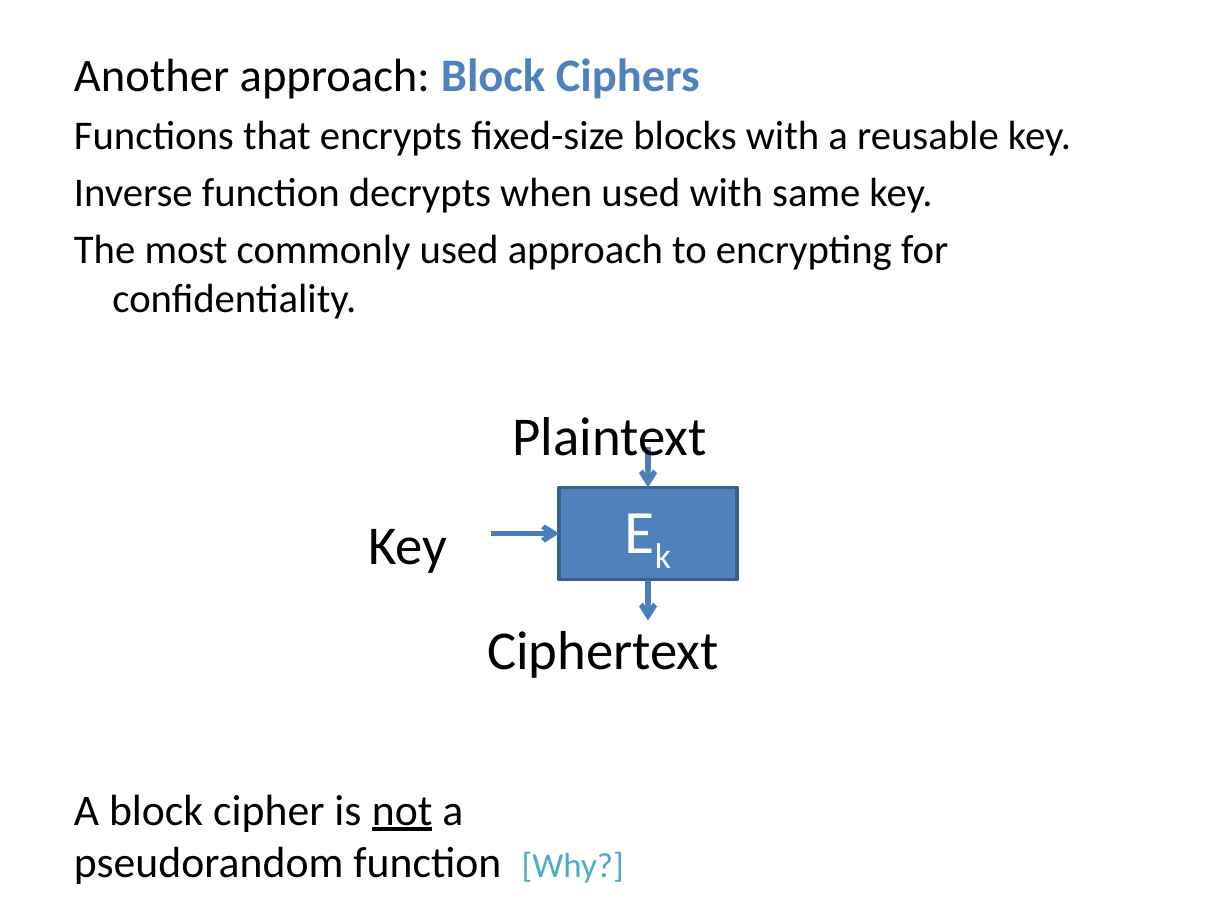
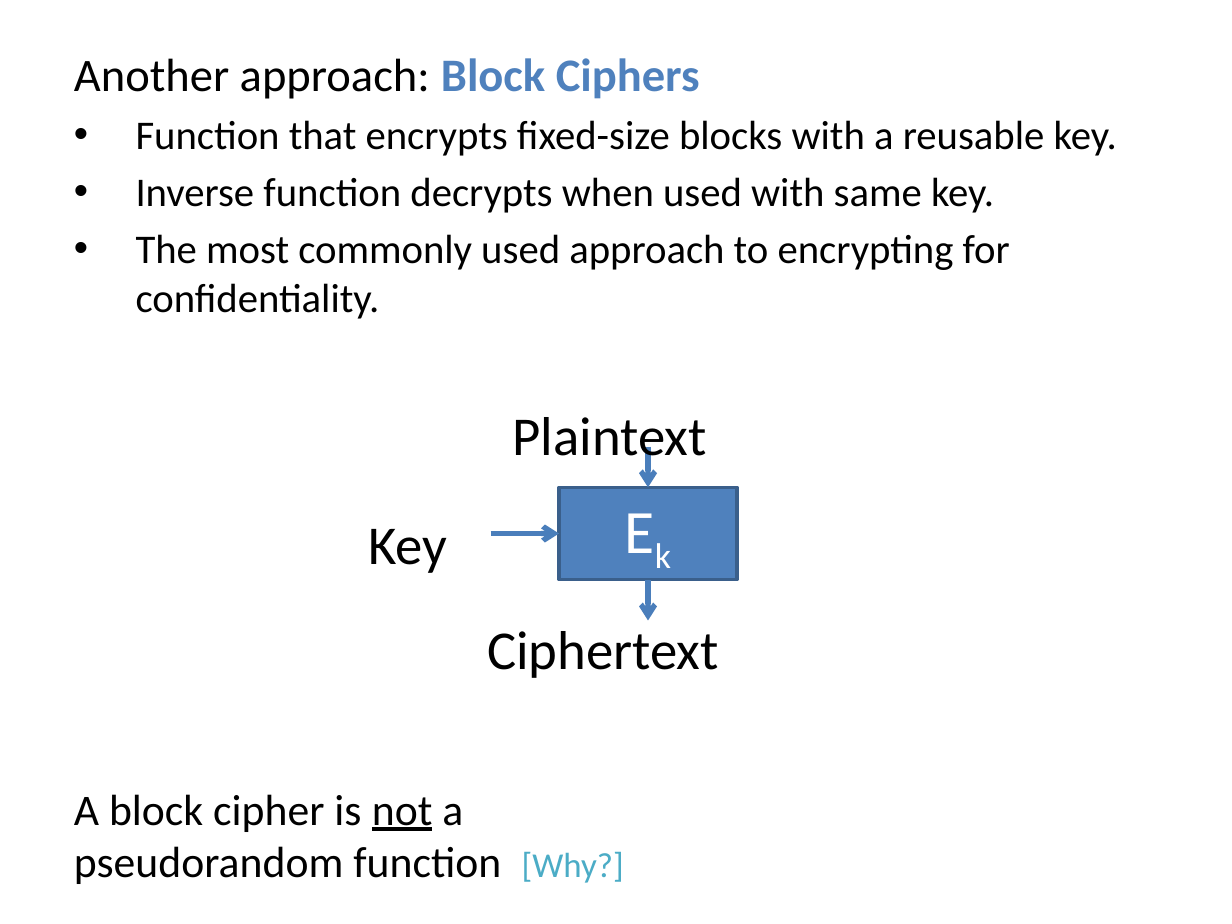
Before and after one commit to noise-lab/security-course, a slide deck: slide 25 of fall2016/lectures/4-Ciphers.pptx (slide 47 before the commit). Drawn at 1232x924 pixels with LibreOffice and Linux fonts; fonts in the diff are those of the drawing. Boxes give left, top, right and bottom in pixels: in the first picture for what was removed or moved away, otherwise in the second. Text is boxed around its words. In the diff, an @@ line names an element or a change of style, - is before the commit and + after.

```diff
--- a/fall2016/lectures/4-Ciphers.pptx
+++ b/fall2016/lectures/4-Ciphers.pptx
@@ text at [136, 120, 1117, 156]: text changed @@
-  Functions that encrypts fixed-size blocks with a reusable key.
+  • Function that encrypts fixed-size blocks with a reusable key.
@@ text at [136, 177, 1010, 319]: bullet none to • @@
```
Also in this commit, not shown: 45 other slides changed, 2 slides added, 2 slides removed, 3 other files.
